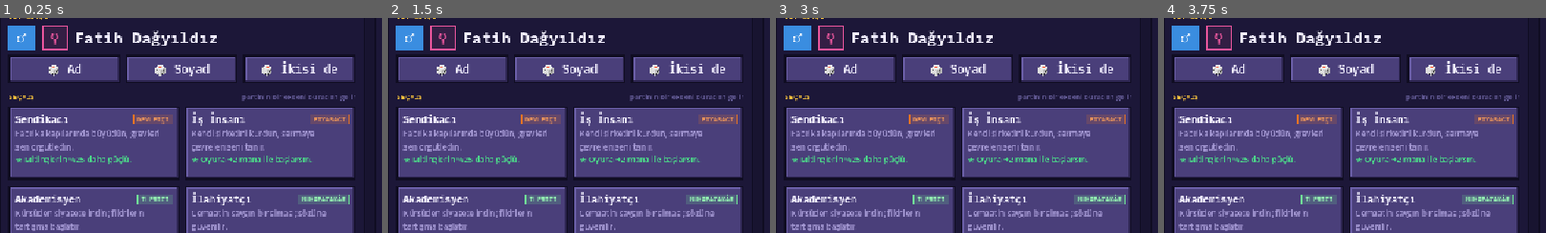
Above: before the commit, frames 1-4 (left to right).
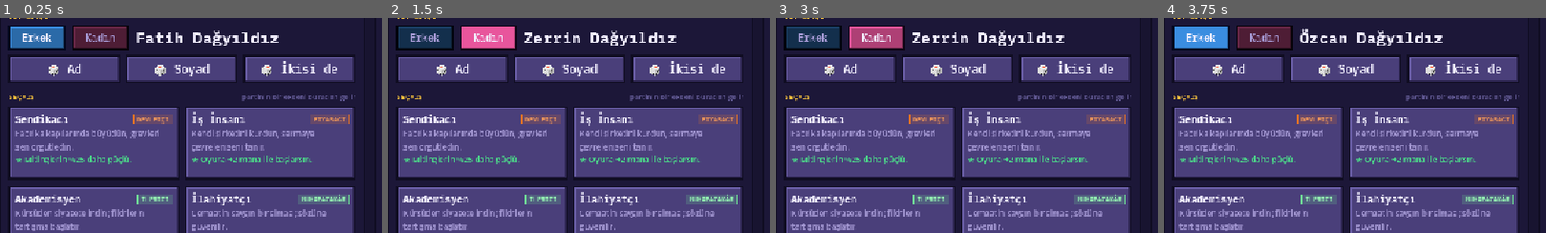
Above: after the commit, the same moments.

Repository: TriQue06/siyaset_oyunu_test_experimental
Game: Godot game, scene res://scenes/PoliticianSetup.tscn
Same seed, same stepped clock (60 frames per second), same inputs: the game is played once before the commit and once after it. This scene is started directly instead of the project's main scene. Sound files missing from this copy of the repository are replaced by a short silence.
Inputs (mouse positions are % of the whole screen's width and height, from its top left):
- Up to frame 1 (0.25 s): no input
- Up to frame 2 (1.5 s): click (6, 22) at 0.5 s, where only the run after the commit has a clickable "Erkek"; click (15, 22) at 1.25 s, where only the run after the commit has a clickable "Kadın"
- Up to frame 3 (3 s): click "Menü" at 2 s; click "Devam Et (ESC)" at 2.75 s
- Up to frame 4 (3.75 s): click (4, 22) at 3.5 s, where only the run before the commit has a clickable "♂"
The pictures show only the part of the screen within x 2-52%, y 18-68%; the shares and areas given below are measured in that part.

The runs differ from the first frame. In frame 1, 4.5% of the frame differs, in the area x 2-73%, y 3-16%; in frame 2, 4.5%, in the area x 2-76%, y 3-16%; in frame 3, 4.5%; in frame 4, 4.1%.

Commit message:
Sürüm 0.0.118: cinsiyet düğmeleri emojisiz, klasik düğmenin renkli hâli
Co-Authored-By: Claude Opus 5.5 <noreply@anthropic.com>

Diff:
--- a/siyaset-oyunu/project.godot
+++ b/siyaset-oyunu/project.godot
@@ -11,7 +11,7 @@
 [application]
 
 config/name="Siyaset Oyunu"
-config/version="0.0.117"
+config/version="0.0.118"
 run/main_scene="res://scenes/Lobby.tscn"
 config/quit_on_go_back=false
 config/features=PackedStringArray("4.7", "Forward Plus")
--- a/siyaset-oyunu/scripts/politician_setup.gd
+++ b/siyaset-oyunu/scripts/politician_setup.gd
@@ -18,8 +18,8 @@
 }
 const HOME_COLOR := Color("FFC93C")
 ## Cinsiyet düğmeleri: erkek mavi, kadın pembe.
-const GENDER_STYLE := {"m": {"icon": "♂", "text": "Erkek", "color": Color("3A8DE0")},
-	"f": {"icon": "♀", "text": "Kadın", "color": Color("E8559C")}}
+const GENDER_STYLE := {"m": {"text": "Erkek", "color": Color("3A8DE0")},
+	"f": {"text": "Kadın", "color": Color("E8559C")}}
 const NEIGHBOR_COLOR := Color(1.0, 0.79, 0.24, 0.42)
 
 var _background_id: String = ""
@@ -95,11 +95,11 @@
 	# Önce cinsiyet: ad listesi buna göre seçilir.
 	for g in ["m", "f"]:
 		var gb := Button.new()
-		gb.text = String(GENDER_STYLE[g]["icon"])
-		gb.tooltip_text = String(GENDER_STYLE[g]["text"])
+		gb.text = String(GENDER_STYLE[g]["text"])
 		gb.focus_mode = Control.FOCUS_NONE
-		gb.custom_minimum_size = Vector2(40, 38)
-		gb.add_theme_font_size_override("font_size", 20)
+		gb.custom_minimum_size = Vector2(86, 38)
+		gb.size_flags_vertical = Control.SIZE_SHRINK_CENTER
+		gb.add_theme_font_size_override("font_size", 15)
 		gb.pressed.connect(_on_gender_pressed.bind(g))
 		name_row.add_child(gb)
 		_gender_buttons[g] = gb
@@ -257,20 +257,16 @@
 	_gender = gender
 	_reroll_name(true, false)
 
-## Seçili cinsiyet dolu renkte, diğeri sönük.
+## Klasik düğme dokusu, cinsiyet renginde: seçili tam renk, diğeri koyu ve sönük.
 func _style_gender_buttons() -> void:
 	for g in _gender_buttons.keys():
 		var gb: Button = _gender_buttons[g]
 		var color: Color = GENDER_STYLE[g]["color"]
 		var selected: bool = g == _gender
-		var box := StyleBoxFlat.new()
-		box.bg_color = color if selected else Color(color, 0.12)
-		box.border_color = color
-		box.set_border_width_all(2)
-		for state in ["normal", "hover", "pressed"]:
-			gb.add_theme_stylebox_override(state, box)
-		for prop in ["font_color", "font_hover_color", "font_pressed_color"]:
-			gb.add_theme_color_override(prop, Color.WHITE if selected else color)
+		UiSkin.skin_color_button(gb, color if selected else color.darkened(0.55))
+		if not selected:
+			for prop in ["font_color", "font_hover_color", "font_pressed_color", "font_focus_color"]:
+				gb.add_theme_color_override(prop, UiTheme.TEXT_MUTED)
 
 func _reroll_name(first: bool, last: bool) -> void:
 	_style_gender_buttons()
Not shown, changed: siyaset-oyunu/export_presets.cfg
